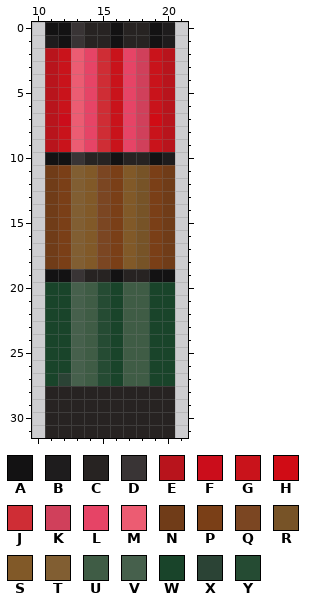
Pixel-art sprite: textures/tubelib_smartline_signaltower_red.png. Above is the file before it was changed.
The file is 32x32 pixels. Colours within 5 levels of each other are drawn and written as one. Shown: x 10..21, y 0..31.
Palette (. is transparent): A #131213  B #1e1c1d  C #272322  D #393435  E #b8141c  F #cb0d1b  G #c9131b  H #d00c15  J #cf2d35  K #d0405b  L #e64466  M #ec5c72  N #703c18  P #7a3f17  Q #7b4622  R #775327  S #815928  T #815e32  U #3f5c45  V #46604c  W #19442a  X #2b4335  Y #254b33
After the commit:
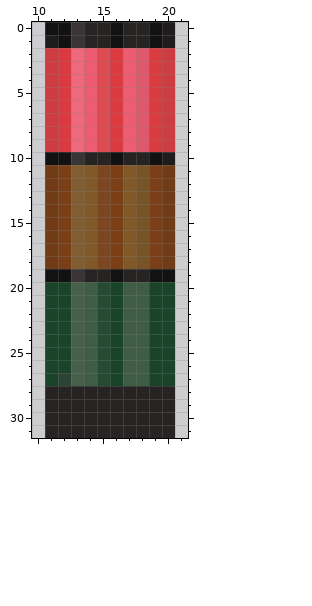
Difference:
Colour E changes from #b8141c to #cd3c41.
Colour G changes from #c9131b to #d93b41.
Colour J changes from #cf2d35 to #dc4c52.
Colour K changes from #d0405b to #dd596b.
Colour L changes from #e64466 to #ec5c72.
Colour M changes from #ec5c72 to #ed697b.
The author changed colour F to colour G in row 7 at x 12.
The author changed colour H to colour G in row 7 at x 19.
Pixel boxes of the changes (left, top, right, bottom) in both pictures:
changed: (45, 48, 175, 152)
